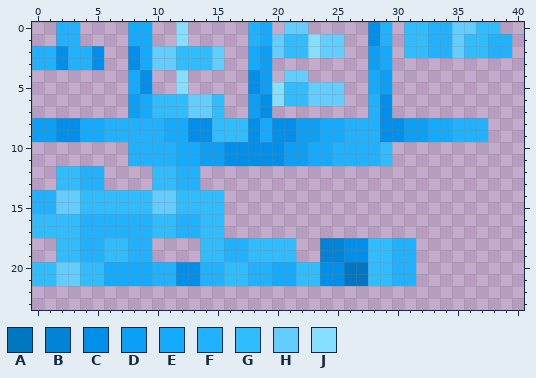
One commit to this pixel-art sprite: src/main/resources/assets/aetherworks/textures/models/armor/aether_crown.png. Above, as it was before the edit.
The file is 64x64 pixels. Shown: x 0..40, y 0..23.
Palette (. is transparent): A #0177c2  B #0184d7  C #0090eb  D #0b9ff6  E #13abff  F #21b2ff  G #2fbdff  H #63cdff  J #87dfff
Pixels before, first column x 0:
 0 ..FF....EE..J.....FE.HH.....CF.GGFFHHGG.
 1 ..FF....EE..J.....FEHGGJHH..CF.GGFFHGGFF
 2 FFCFFC..CEHHGGGH..EDHGGJHH..DE.GGFFHGGFF
 3 FFCFFC..CEHHGGGH..ED........DE..........
 4 ........EC..J.....CD.HH.....ED..........
 5 ........EC..J.....CDJGGHHH..ED..........
 6 ........DEGGGHHG..DCJGGHHH..FC..........
 7 ........DEGGGHHG..DC........FC..........
 8 DDCCEEFFFFFEECCGGGCECCDDEEFFFCCDDEEFFF..
 9 DDCCEEFFFFFEECCGGGCECCDDEEFFFCCDDEEFFF..
10 ........FFFFEEDDCCCCCDDEEFFFFG..........
11 ........FFFFEEDDCCCCCDDEEFFFFG..........
12 ..GGFF....GGFF..........................
13 ..GGFF....GGFF..........................
14 FFHHGGGGGGHHGGGG........................
15 FFHHGGGGGGHHGGGG........................
16 GGGGFFFFFFGGFFGG........................
17 GGGGFFFFFFGGFFGG........................
18 ..GGFFGGFF....GGFFGGGG..BBCCGGFF........
19 ..GGFFGGFF....GGFFGGGG..BBCCGGFF........
20 GGHHGGEEEEFFCCFFGGFFEEGGCCAAGGFF........
21 GGHHGGEEEEFFCCFFGGFFEEGGCCAAGGFF........
And afterwards:
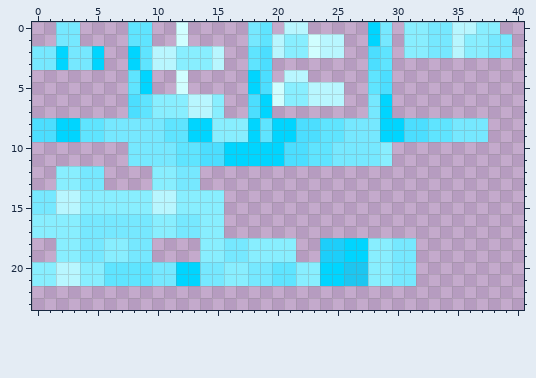
The edit:
{"colour":"A","old":"#0177c2","new":"#1dc6f0"}
{"colour":"B","old":"#0184d7","new":"#1dcefa"}
{"colour":"C","old":"#0090eb","new":"#00d5ff"}
{"colour":"D","old":"#0b9ff6","new":"#4cdeff"}
{"colour":"E","old":"#13abff","new":"#5fe4ff"}
{"colour":"F","old":"#21b2ff","new":"#76e8ff"}
{"colour":"G","old":"#2fbdff","new":"#88eeff"}
{"colour":"H","old":"#63cdff","new":"#b8f6ff"}
{"colour":"J","old":"#87dfff","new":"#d0feff"}
{"label":"changed","picture_box":[32,22,512,286]}
